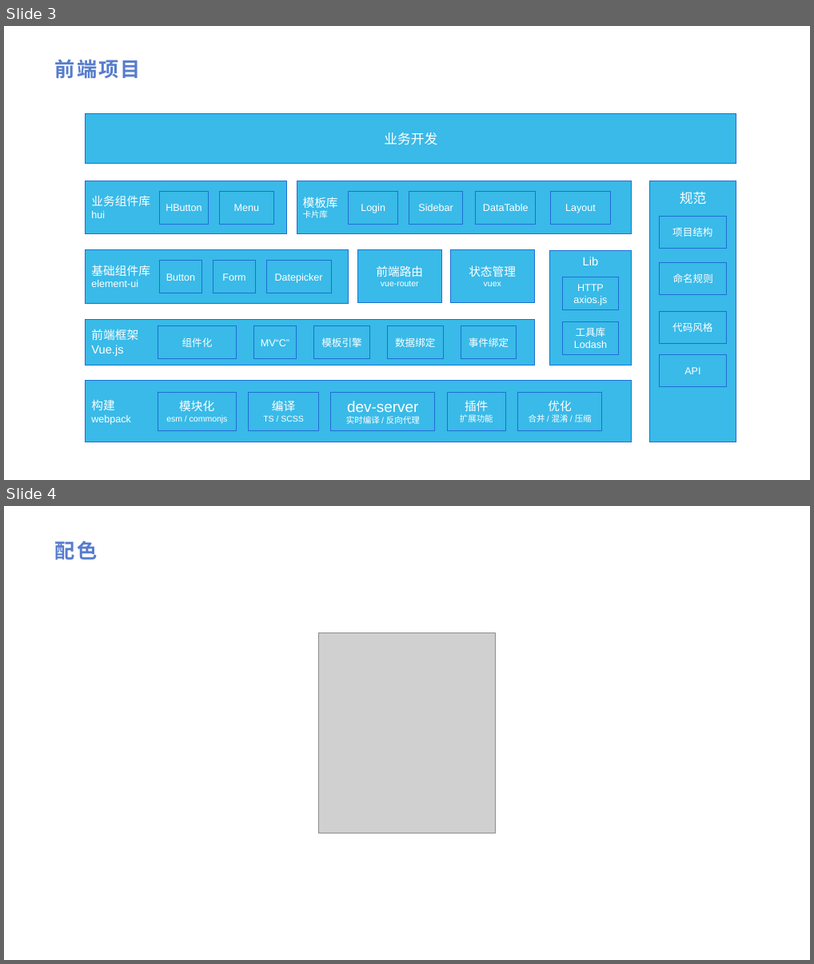
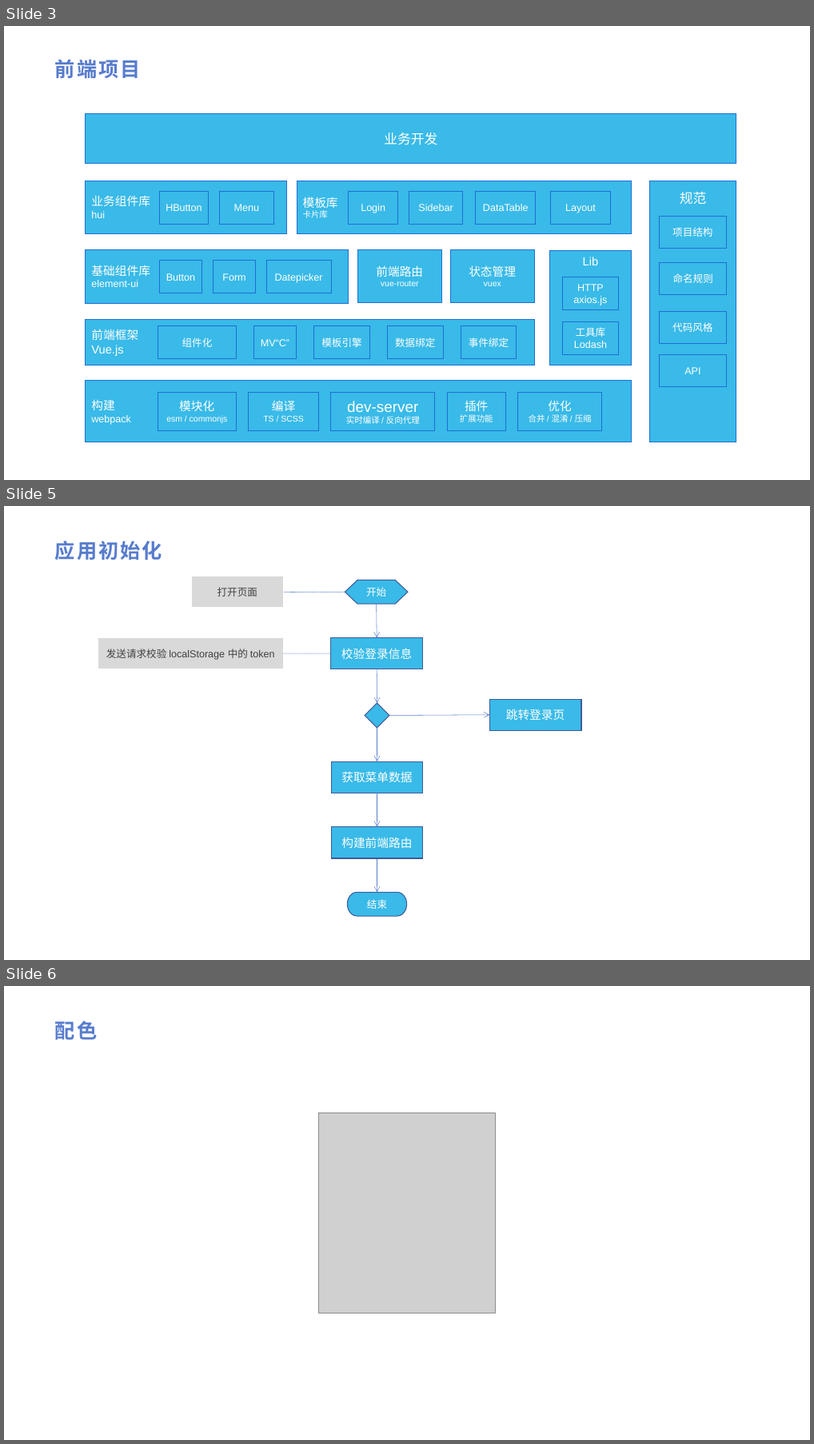
Before and after one commit to forwardNow/blog, a slide deck: docs/.vuepress/public/前端.pptx. Shown one above the other, each under a label of ours: slides 3 and 4 before the commit, slides 3, 5 and 6 after it; the slides between them are not shown. The pictures are 814x964 and 814x1444 pixels, drawn with LibreOffice and Linux fonts; fonts in the diff are those of the drawing; grey boxes stand for pictures. Boxes give left, top, right and bottom in pixels: in the first picture for what was removed or moved away, otherwise in the second. Text is boxed around its words. In the diff, an @@ line names an element or a change of style, - is before the commit and + after.

Commit message:
【docs\framework\03.基础功能模块.md】：1. 登录，2. 应用初始化

```diff
--- a/docs/.vuepress/public/前端.pptx
+++ b/docs/.vuepress/public/前端.pptx
@@ slide 5 added at (4, 506, 810, 960), background #FFFFFF @@
@@ title added at (55, 540, 162, 560), 24 pt, text #577CCE, bold @@
+应用初始化
@@ rectangle added at (191, 576, 283, 608), fill #D9D9D9, outline #FFFFFF 1 pt, 12 pt, text #404040 @@
+打开页面
@@ curved line added from (345, 592) to (283, 592), #577CCE 0.5 pt dashed @@
@@ flow chart preparation added at (345, 580, 408, 604), fill #39BAE8, outline #405C98 1 pt, 12 pt, text #FFFFFF @@
+开始
@@ arrow added from (377, 604) to (378, 638), #577CCE 0.5 pt @@
@@ rectangle added at (98, 638, 283, 669), fill #D9D9D9, outline #FFFFFF 1 pt, 12 pt, text #404040 @@
+发送请求校验 localStorage 中的 token
@@ rectangle added at (331, 638, 423, 669), fill #39BAE8, outline #405C98 1 pt, 14 pt, text #FFFFFF @@
+校验登录信息
@@ curved line added from (331, 654) to (283, 654), #577CCE 0.5 pt dashed @@
@@ arrow added from (378, 669) to (378, 704), #577CCE 0.5 pt @@
@@ diamond added at (365, 704, 390, 728), fill #39BAE8, outline #405C98 1 pt @@
@@ arrow added from (390, 716) to (490, 715), #577CCE 0.5 pt @@
@@ rectangle added at (490, 699, 582, 731), fill #39BAE8, outline #405C98 1 pt, 14 pt, text #FFFFFF @@
+跳转登录页
@@ arrow added from (378, 728) to (378, 761), #577CCE 0.5 pt @@
@@ rectangle added at (331, 761, 423, 792), fill #39BAE8, outline #405C98 1 pt, 14 pt, text #FFFFFF @@
+获取菜单数据
@@ arrow added from (378, 792) to (378, 827), #577CCE 0.5 pt @@
@@ rectangle added at (331, 827, 423, 858), fill #39BAE8, outline #405C98 1 pt, 14 pt, text #FFFFFF @@
+构建前端路由
@@ arrow added from (378, 858) to (378, 892), #577CCE 0.5 pt @@
@@ pill shape added at (348, 892, 407, 916), fill #39BAE8, outline #405C98 1 pt, 12 pt, text #FFFFFF @@
+结束
@@ what was slide 4 is now slide 6 @@
```
Also in this commit, not shown: 1 other slide added, 3 other files.
